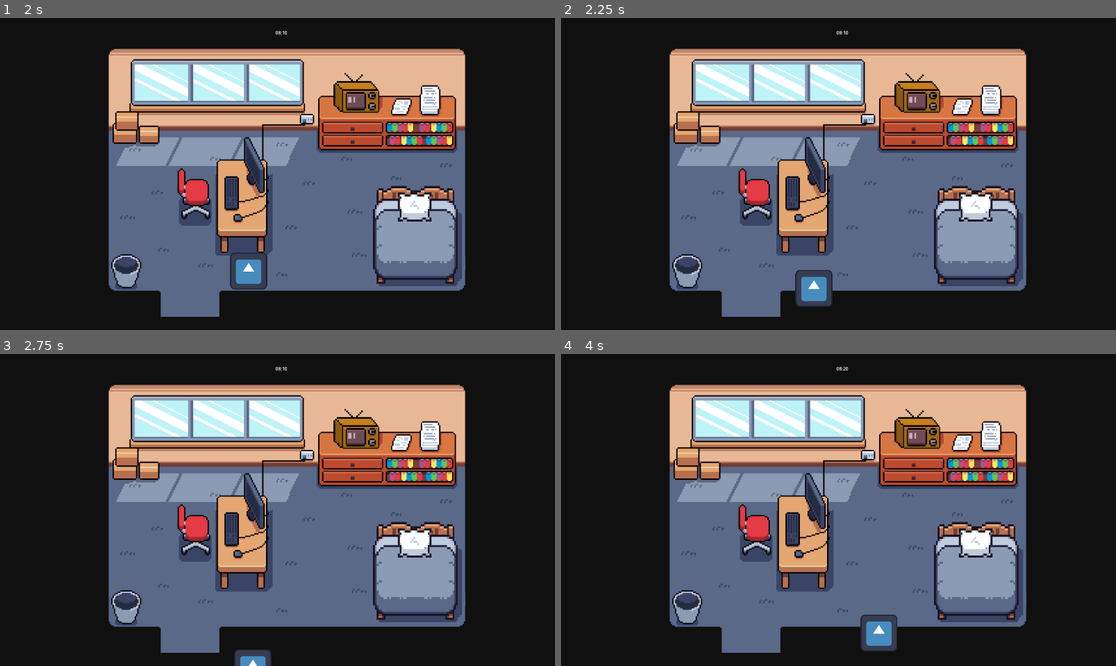
Above: before the commit, frames 1-4 (two rows, left to right).
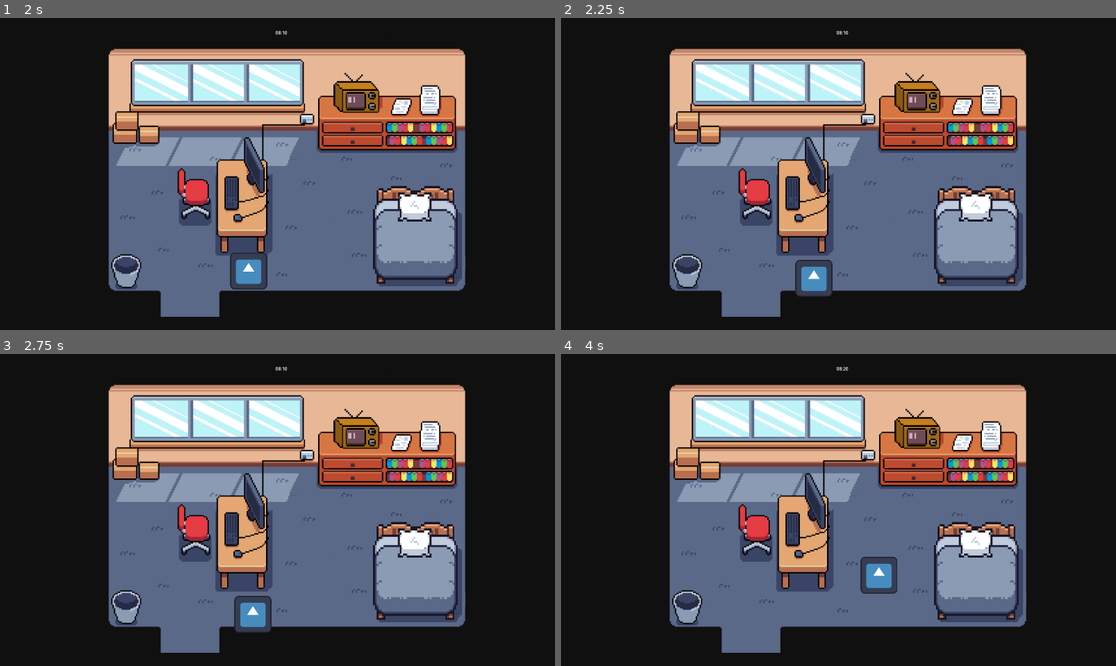
Above: after the commit, the same moments.

Repository: ThyGram/Eksamensprojekt-DDU
Game: Godot game, scene res://main_menu.tscn
The game is run twice, just before and just after one commit, with the same random seed, the same clock (stepped at 60 frames per second) and the same inputs. The engine's default icon, where the game draws it, is replaced by a stand-in: a white triangle on a blue panel in a dark square.
Inputs (mouse positions are in pixels of both pictures, inside the frame that each line leads up to):
- Up to frame 1 (2 s): click (521, 52) at 0.5 s; tap Enter (ui_accept) at 1.25, 1.52 s; hold D (Right) from 1.28 s (still down)
- Up to frame 2 (2.25 s): release D (Right) at 2.03 s; hold S (Down) from 2.03 s (still down)
- Up to frame 3 (2.75 s): keep holding S (Down); tap Enter (ui_accept) at 2.27 s
- Up to frame 4 (4 s): release S (Down) at 2.78 s; hold D (Right) 2.78-3.53 s; hold W (Up) from 3.53 s (still down); tap Enter (ui_accept) at 3.77 s

Frame 1 is identical in both runs. In frame 2, 0.7% of the frame differs, in the area x 42-49%, y 77-93%; in frame 3, 1.1%; in frame 4, 1.5%, in the area x 53-61%, y 65-96%.

Commit message:
more bedroom hitboxes and signal

Diff:
--- a/GodotGame/Player.gd
+++ b/GodotGame/Player.gd
@@ -4,6 +4,7 @@
 var in_computerRange : bool = false
 var in_bedRange : bool = false
 var in_tvRange : bool = false
+var in_doorRange : bool = false
 
 func _process(delta):
 	velocity = Vector2.ZERO
@@ -54,3 +55,13 @@
 func _on_tv_body_exited(body):
 	if body.name == "Player":
 		in_tvRange = false
+
+
+func _on_door_body_entered(body):
+	if body.name == "Player":
+		in_doorRange = true
+
+
+func _on_area_2d_body_exited(body):
+	if body.name == "Player":
+		in_doorRange = false
--- a/GodotGame/main_game_bedroom.tscn
+++ b/GodotGame/main_game_bedroom.tscn
@@ -16,13 +16,13 @@
 size = Vector2(164.5, 243)
 
 [sub_resource type="RectangleShape2D" id="RectangleShape2D_6k7oi"]
-size = Vector2(286.25, 310)
+size = Vector2(264.25, 310)
 
 [sub_resource type="RectangleShape2D" id="RectangleShape2D_67fpx"]
 size = Vector2(173, 349)
 
 [sub_resource type="RectangleShape2D" id="RectangleShape2D_8310b"]
-size = Vector2(476, 148)
+size = Vector2(466, 148)
 
 [sub_resource type="RectangleShape2D" id="RectangleShape2D_hdfuv"]
 size = Vector2(287, 91.5)
@@ -41,6 +41,18 @@
 
 [sub_resource type="RectangleShape2D" id="RectangleShape2D_2l5ga"]
 size = Vector2(1234.5, 178)
+
+[sub_resource type="RectangleShape2D" id="RectangleShape2D_2faee"]
+size = Vector2(132, 742)
+
+[sub_resource type="RectangleShape2D" id="RectangleShape2D_h5ctb"]
+size = Vector2(224.5, 752)
+
+[sub_resource type="RectangleShape2D" id="RectangleShape2D_354ju"]
+size = Vector2(846.5, 88)
+
+[sub_resource type="RectangleShape2D" id="RectangleShape2D_kaaly"]
+size = Vector2(240.5, 116)
 
 [node name="MainGame_Bedroom" type="Node2D"]
 script = ExtResource("1_cps6x")
@@ -100,7 +112,7 @@
 [node name="StaticBody2D" type="StaticBody2D" parent="Bed"]
 
 [node name="CollisionShape2D" type="CollisionShape2D" parent="Bed/StaticBody2D"]
-position = Vector2(1406.13, 816)
+position = Vector2(1417.13, 816)
 shape = SubResource("RectangleShape2D_6k7oi")
 
 [node name="Area2D" type="Area2D" parent="Bed/StaticBody2D"]
@@ -115,7 +127,7 @@
 [node name="StaticBody2D" type="StaticBody2D" parent="TV"]
 
 [node name="CollisionShape2D" type="CollisionShape2D" parent="TV/StaticBody2D"]
-position = Vector2(1311, 388)
+position = Vector2(1316, 388)
 shape = SubResource("RectangleShape2D_8310b")
 
 [node name="Area2D" type="Area2D" parent="TV"]
@@ -124,11 +136,11 @@
 position = Vector2(1215.5, 541.25)
 shape = SubResource("RectangleShape2D_hdfuv")
 
-[node name="Exit" type="Node2D" parent="."]
-
-[node name="Area2D" type="Area2D" parent="Exit"]
-
-[node name="CollisionShape2D" type="CollisionShape2D" parent="Exit/Area2D"]
+[node name="Door" type="Node2D" parent="."]
+
+[node name="Area2D" type="Area2D" parent="Door"]
+
+[node name="CollisionShape2D" type="CollisionShape2D" parent="Door/Area2D"]
 position = Vector2(653.938, 987)
 shape = SubResource("RectangleShape2D_u437p")
 
@@ -163,6 +175,22 @@
 [node name="CollisionShape2D" type="CollisionShape2D" parent="Wall/StaticBody2D"]
 position = Vector2(993.75, 219)
 shape = SubResource("RectangleShape2D_2l5ga")
+
+[node name="CollisionShape2D2" type="CollisionShape2D" parent="Wall/StaticBody2D"]
+position = Vector2(287, 589)
+shape = SubResource("RectangleShape2D_2faee")
+
+[node name="CollisionShape2D3" type="CollisionShape2D" parent="Wall/StaticBody2D"]
+position = Vector2(1737.25, 596)
+shape = SubResource("RectangleShape2D_h5ctb")
+
+[node name="CollisionShape2D4" type="CollisionShape2D" parent="Wall/StaticBody2D"]
+position = Vector2(1184.25, 1010)
+shape = SubResource("RectangleShape2D_354ju")
+
+[node name="CollisionShape2D5" type="CollisionShape2D" parent="Wall/StaticBody2D"]
+position = Vector2(427.25, 1018)
+shape = SubResource("RectangleShape2D_kaaly")
 
 [connection signal="body_entered" from="Computer/Area2D" to="Player" method="_on_computer_body_entered"]
 [connection signal="body_exited" from="Computer/Area2D" to="Player" method="_on_computer_body_exited"]
@@ -170,3 +198,5 @@
 [connection signal="body_exited" from="Bed/StaticBody2D/Area2D" to="Player" method="_on_bed_body_exited"]
 [connection signal="body_entered" from="TV/Area2D" to="Player" method="_on_tv_body_entered"]
 [connection signal="body_exited" from="TV/Area2D" to="Player" method="_on_tv_body_exited"]
+[connection signal="body_entered" from="Door/Area2D" to="Player" method="_on_door_body_entered"]
+[connection signal="body_exited" from="Door/Area2D" to="Player" method="_on_area_2d_body_exited"]
Not shown: 1 places in GodotGame/main_game_bedroom.tscn that only renumber resources
